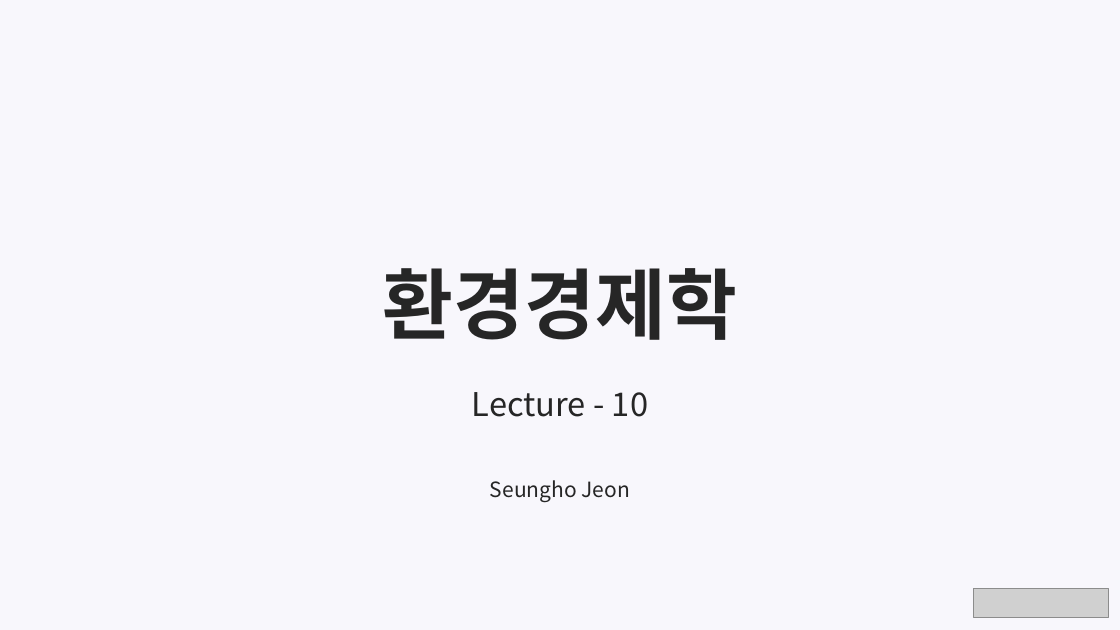
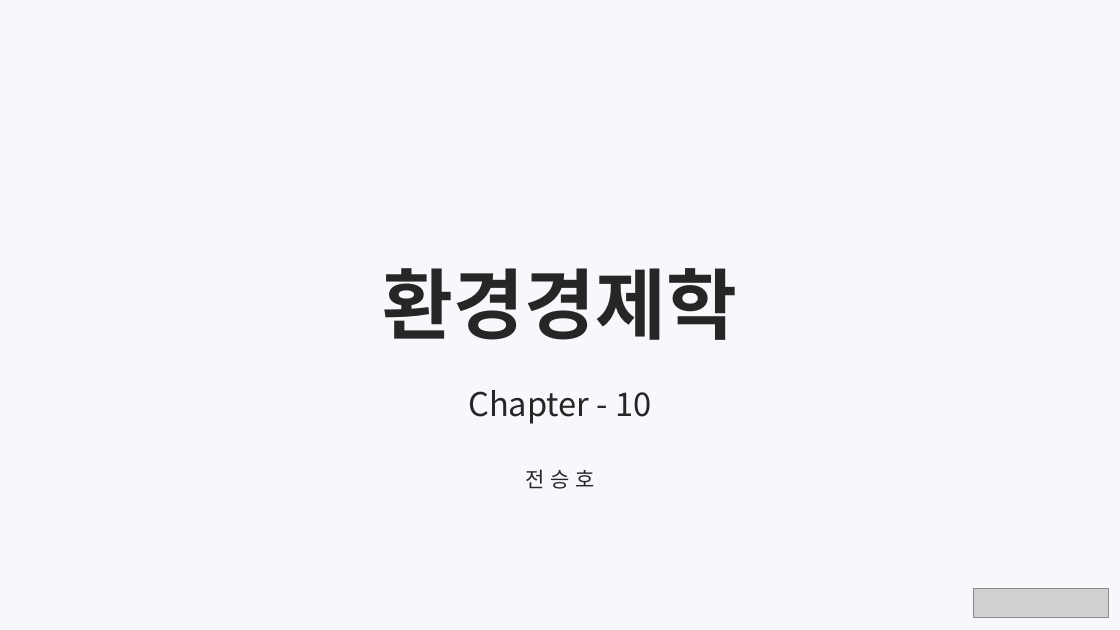
Before and after one commit to meandthey/Teaching, a slide deck: slide 1 of 환경경제학/2026-1/환경경제학_Chapter_10.pptx. Drawn at 1120x630 pixels with LibreOffice and Linux fonts; fonts in the diff are those of the drawing; grey boxes stand for pictures. Boxes give left, top, right and bottom in pixels: in the first picture for what was removed or moved away, otherwise in the second. Text is boxed around its words. In the diff, an @@ line names an element or a change of style, - is before the commit and + after.

```diff
--- a/환경경제학/2026-1/환경경제학_Chapter_10.pptx
+++ b/환경경제학/2026-1/환경경제학_Chapter_10.pptx
@@ subtitle at <box>468,390,651,424</box>: text changed @@
-Lecture - 10
+Chapter - 10
@@ text added at <box>525,469,594,489</box>, 18 pt, text #262626 @@
+전 승 호
@@ text removed at <box>490,480,630,502</box> @@
-Seungho Jeon
```
Also in this commit, not shown: 16 other files.
